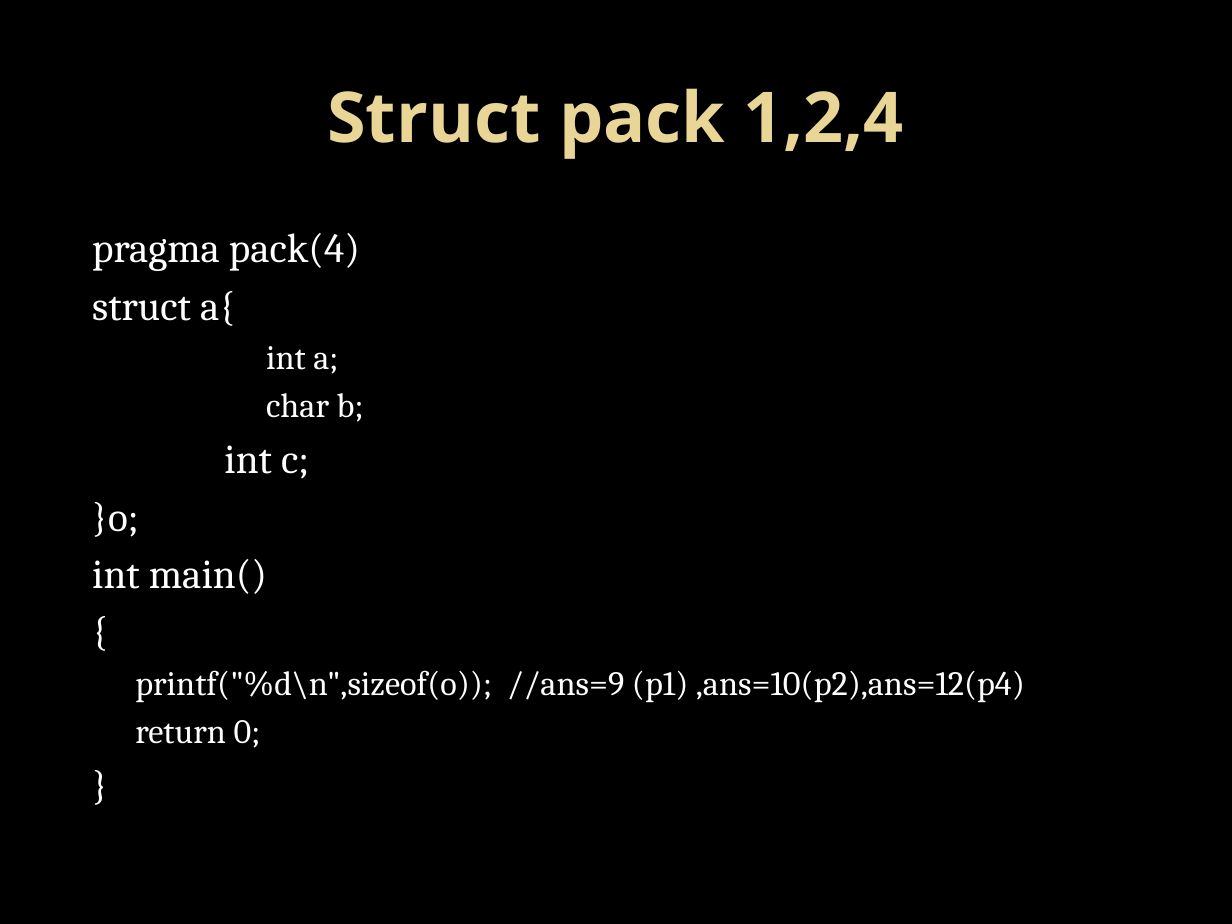
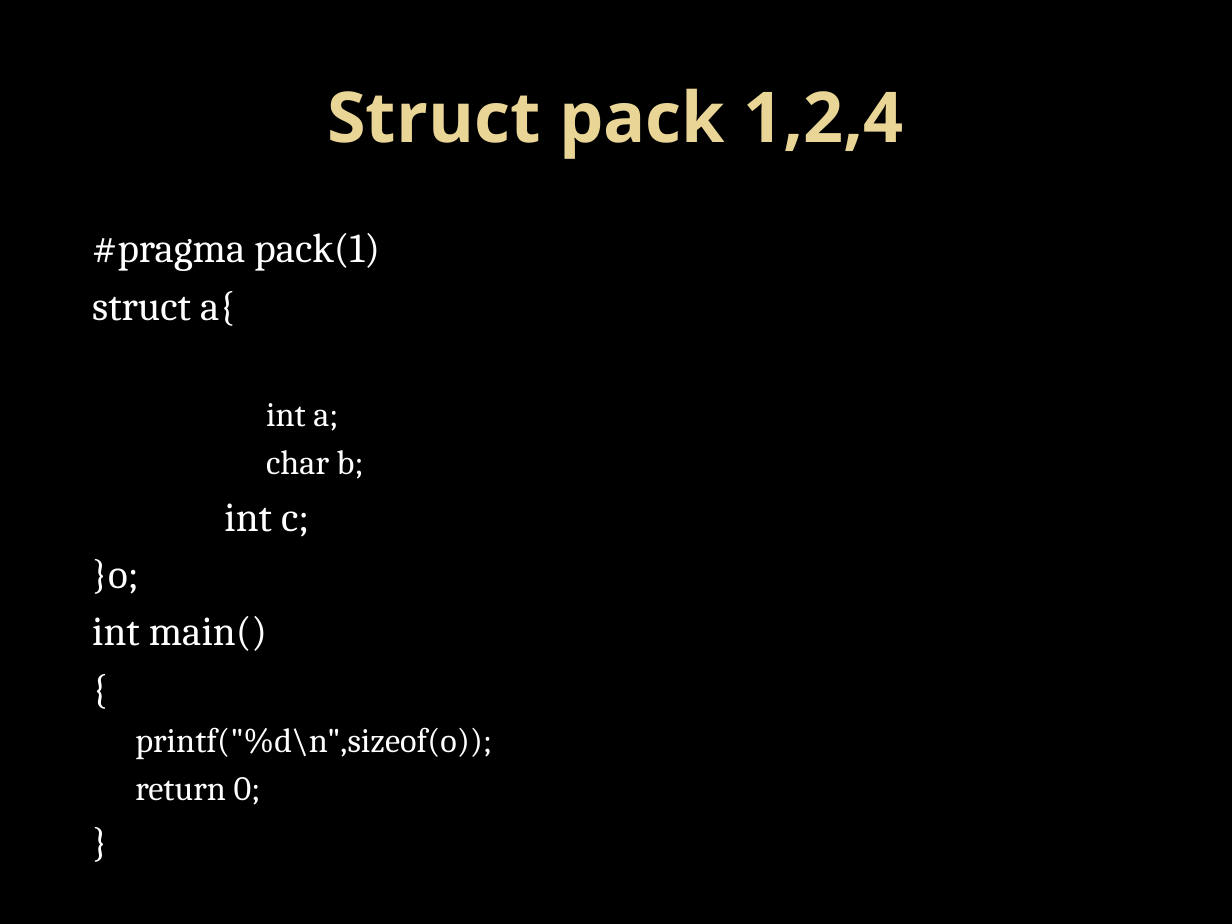
Before and after one commit to Mahesh-7/C_Programs, a slide deck: slide 20 of PPT/structure.pptx. Drawn at 1232x924 pixels with LibreOffice and Linux fonts; fonts in the diff are those of the drawing; background and template pictures are left out. Boxes give left, top, right and bottom in pixels: in the first picture for what was removed or moved away, otherwise in the second. Text is boxed around its words. In the diff, an @@ line names an element or a change of style, - is before the commit and + after.

```diff
--- a/PPT/structure.pptx
+++ b/PPT/structure.pptx
@@ text at <box>92,233,380,271</box>: text changed @@
-pragma pack(4)
+#pragma pack(1)
@@ text at <box>135,727,492,760</box>: text changed @@
-  printf("%d\n",sizeof(o)); //ans=9 (p1) ,ans=10(p2),ans=12(p4)
+  printf("%d\n",sizeof(o));
```
Also in this commit, not shown: 6 other slides changed.
